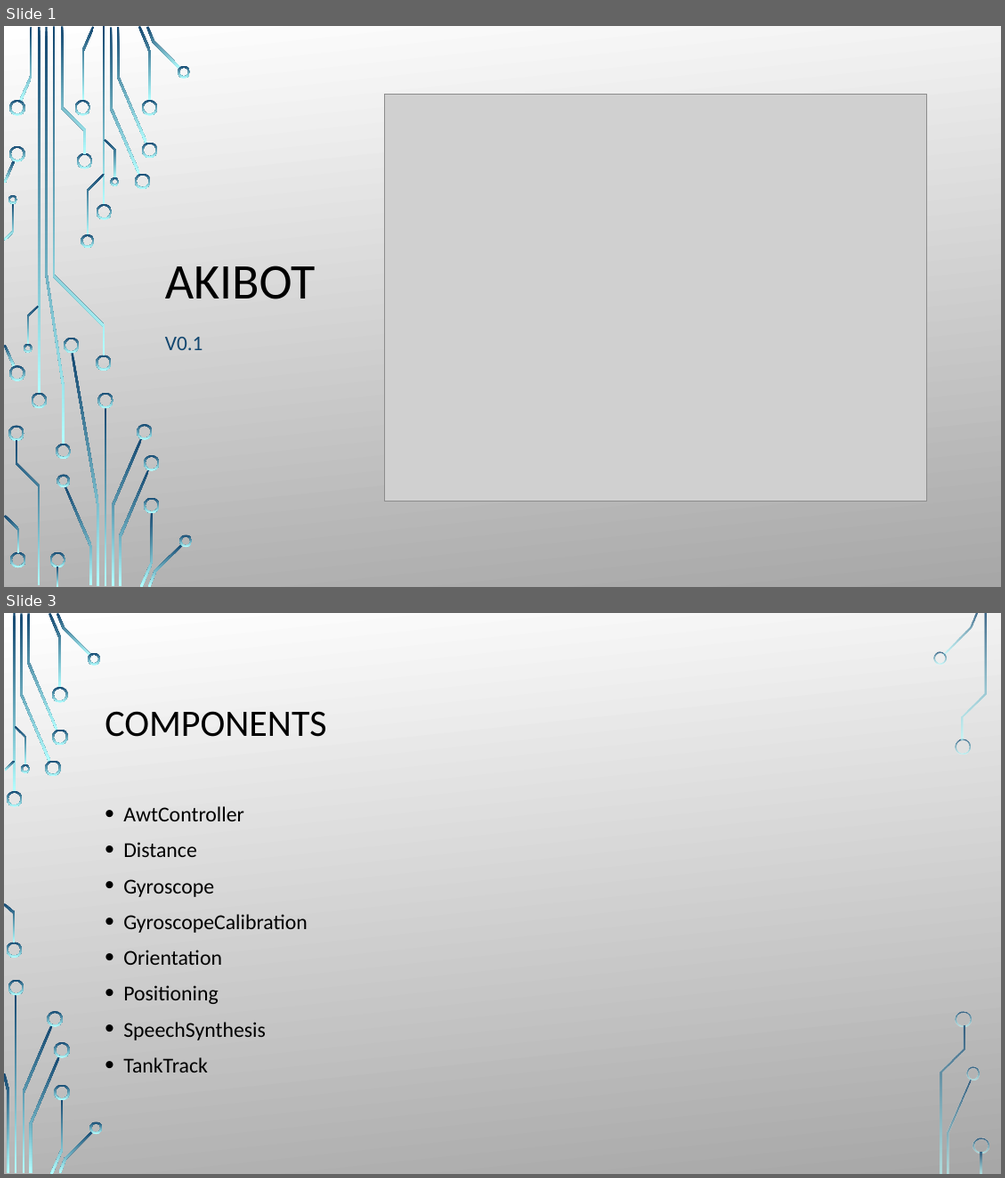
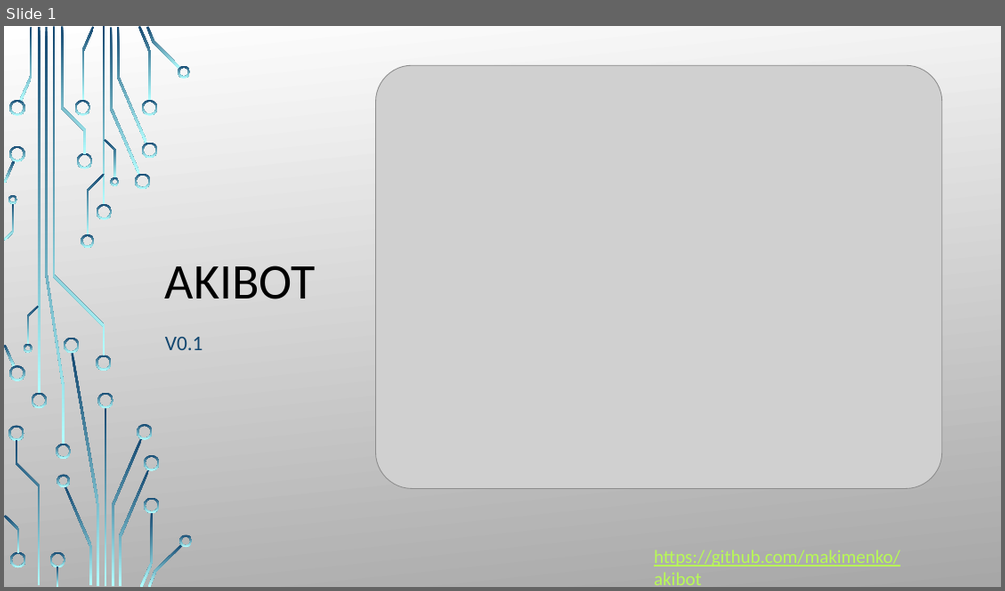
Before and after one commit to makimenko/akibot, a slide deck: AkiBot.pptx. Shown one above the other, each under a label of ours: slides 1 and 3 before the commit, slide 1 after it; the slides between them are not shown. The pictures are 1005x1178 and 1005x591 pixels, drawn with LibreOffice and Linux fonts; fonts in the diff are those of the drawing; grey boxes stand for pictures; background and template pictures are left out. Boxes give left, top, right and bottom in pixels: in the first picture for what was removed or moved away, otherwise in the second. Text is boxed around its words. In the diff, an @@ line names an element or a change of style, - is before the commit and + after.

```diff
--- a/AkiBot.pptx
+++ b/AkiBot.pptx
@@ slide 3 removed at <box>4,613,1001,1174</box>, background picture (left out) @@
@@ title removed at <box>105,711,326,737</box> @@
-COMPONENTS
@@ text removed at <box>123,806,307,1072</box> @@
-• AwtController
-• Distance
-• Gyroscope
-• GyroscopeCalibration
-• Orientation
-• Positioning
-• SpeechSynthesis
-• TankTrack
@@ group removed at <box>4,613,989,1174</box>: 33 freeform shapes, 3 rectangles @@
@@ slide 1 changed as well @@
@@ picture: place and size @@
-picture at <box>385,94,927,501</box>
+picture at <box>376,66,942,489</box>
@@ text added at <box>654,549,900,585</box>, 18 pt, text #B8FA56, underline @@
+https://github.com/makimenko/akibot
```
Also in this commit, not shown: 3 slides added, 1 other slide removed, 1 other file.
